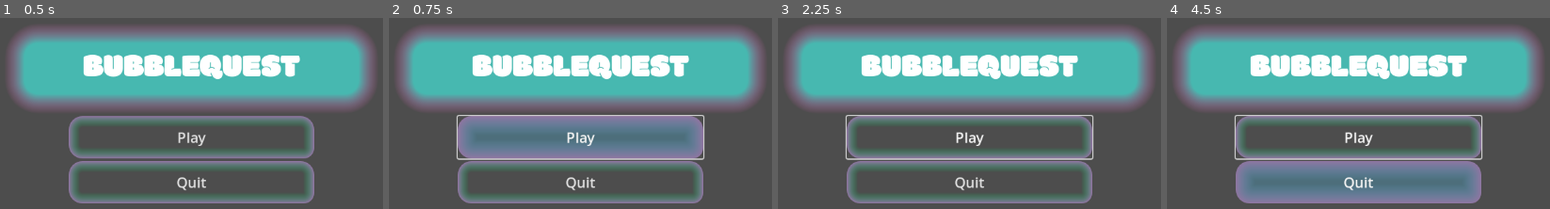
Above: before the commit, frames 1-4 (left to right).
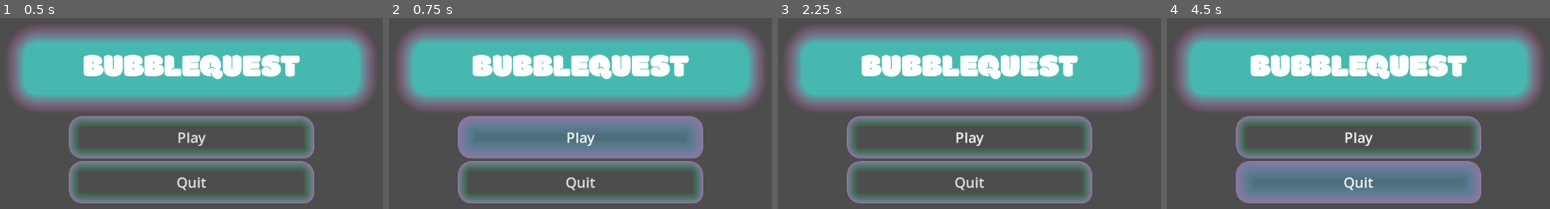
Above: after the commit, the same moments.

Repository: ThePeachyOne/GGJ2025
Game: Godot game, scene res://scenes/MainMenu.tscn
Same seed, same stepped clock (60 frames per second), same inputs: the game is played once before the commit and once after it. This scene is started directly instead of the project's main scene.
Inputs (mouse positions are in pixels of both pictures, inside the frame that each line leads up to):
- Up to frame 1 (0.5 s): no input
- Up to frame 2 (0.75 s): click "Play" at 0.5 s
- Up to frame 3 (2.25 s): click "Play" at 1.25 s; tap Enter at 2 s; move the mouse to (1134, 92) at 2.02 s; hold D (Walk_Right) from 2.03 s (still down); hold E (Interact) from 2.03 s (still down)
- Up to frame 4 (4.5 s): tap Space (Jump) at 2.27, 2.75, 3.02, 4.25 s; move the mouse to (1209, 134) at 2.77 s; release D (Walk_Right) at 2.78 s; release E (Interact) at 2.78 s; hold S (Walk_Backwards) 2.78-3.53 s; tap 1 (Select_Number) at 2.85 s; tap Enter at 3.5 s; move the mouse to (1435, 19) at 3.52 s; hold D (Walk_Right) 3.53-4.28 s; tap Q at 3.6 s; move the mouse to (1320, 197) at 4.27 s; hold W (Walk_Forward) from 4.28 s (still down); tap 2 at 4.35 s

Frame 1 is identical in both runs. In frame 2, 1.1% of the frame differs, in the area x 17-83%, y 50-75%; in frame 3, 1.1%; in frame 4, 1.1%.

Commit message:
Fancy Menu Stuff!

Diff:
--- a/bubblequest/assets/main_menu_theme.tres
+++ b/bubblequest/assets/main_menu_theme.tres
@@ -1,9 +1,11 @@
-[gd_resource type="Theme" load_steps=7 format=3 uid="uid://dpg2x1a15e835"]
+[gd_resource type="Theme" load_steps=8 format=3 uid="uid://dpg2x1a15e835"]
 
 [ext_resource type="FontFile" uid="uid://ckbpaw5l5m7nw" path="res://assets/text/Modak-Regular.ttf" id="1_08nxp"]
 
 [sub_resource type="SystemFont" id="SystemFont_jrh1r"]
 font_names = PackedStringArray("Brush Script MT")
+
+[sub_resource type="StyleBoxEmpty" id="StyleBoxEmpty_uqywr"]
 
 [sub_resource type="StyleBoxFlat" id="StyleBoxFlat_dklev"]
 bg_color = Color(0.3, 0.813333, 1, 0.258824)
@@ -61,6 +63,7 @@
 default_font = ExtResource("1_08nxp")
 Button/font_sizes/font_size = 22
 Button/fonts/font = SubResource("SystemFont_jrh1r")
+Button/styles/focus = SubResource("StyleBoxEmpty_uqywr")
 Button/styles/hover = SubResource("StyleBoxFlat_dklev")
 Button/styles/normal = SubResource("StyleBoxFlat_0rcdn")
 Button/styles/pressed = SubResource("StyleBoxFlat_yes2v")
--- a/bubblequest/assets/text_theme.tres
+++ b/bubblequest/assets/text_theme.tres
@@ -1,10 +1,12 @@
 [gd_resource type="Theme" load_steps=8 format=3 uid="uid://cuahqqxr1ktia"]
+
+[ext_resource type="FontFile" uid="uid://bs0ihnwet2u1r" path="res://assets/text/Matemasie-Regular.ttf" id="1_era0j"]
 
 [sub_resource type="StyleBoxEmpty" id="StyleBoxEmpty_v7m3h"]
 
 [sub_resource type="Gradient" id="Gradient_sk08j"]
-offsets = PackedFloat32Array(0, 0.546468, 1)
-colors = PackedColorArray(0.57257, 0.4526, 0.62, 1, 0.57257, 0.4526, 0.62, 0.333333, 0.57257, 0.4526, 0.62, 0)
+offsets = PackedFloat32Array(0, 0.364312, 0.762082, 1)
+colors = PackedColorArray(0.57257, 0.4526, 0.62, 1, 0.3, 0.813333, 1, 0.478431, 0.4293, 0.81, 0.638685, 0.247059, 0.57257, 0.4526, 0.62, 0)
 
 [sub_resource type="GradientTexture2D" id="GradientTexture2D_l1l0g"]
 gradient = SubResource("Gradient_sk08j")
@@ -19,11 +21,9 @@
 [sub_resource type="StyleBoxTexture" id="StyleBoxTexture_xbfv2"]
 texture = SubResource("GradientTexture2D_l1l0g")
 
-[sub_resource type="SystemFont" id="SystemFont_oungo"]
-font_names = PackedStringArray("Old English Text MT", "Onyx")
-
 [resource]
-default_font = SubResource("SystemFont_oungo")
+default_font = ExtResource("1_era0j")
+Label/font_sizes/font_size = 23
 Label/styles/normal = SubResource("StyleBoxEmpty_v7m3h")
 MarginContainer/styles/background = SubResource("StyleBoxTexture_3yumi")
 Panel/styles/panel = SubResource("StyleBoxTexture_7lmvt")
--- a/bubblequest/scenes/MainMenu.tscn
+++ b/bubblequest/scenes/MainMenu.tscn
@@ -1,6 +1,7 @@
-[gd_scene load_steps=4 format=3 uid="uid://b7grgf8ndq2cf"]
+[gd_scene load_steps=5 format=3 uid="uid://b7grgf8ndq2cf"]
 
 [ext_resource type="Theme" uid="uid://dpg2x1a15e835" path="res://assets/main_menu_theme.tres" id="1_hijcw"]
+[ext_resource type="Script" path="res://scripts/main_menu.gd" id="2_bibkn"]
 
 [sub_resource type="StyleBoxEmpty" id="StyleBoxEmpty_rs4gm"]
 
@@ -15,6 +16,7 @@
 grow_horizontal = 2
 grow_vertical = 2
 theme = ExtResource("1_hijcw")
+script = ExtResource("2_bibkn")
 
 [node name="HBoxContainer" type="HBoxContainer" parent="."]
 layout_mode = 1
@@ -75,3 +77,6 @@
 layout_mode = 2
 size_flags_horizontal = 3
 theme_override_styles/separator = SubResource("StyleBoxEmpty_sl20y")
+
+[connection signal="pressed" from="HBoxContainer/VBoxContainer/HBoxContainer/VBoxContainer/MarginContainer/Play" to="." method="_on_play_pressed"]
+[connection signal="pressed" from="HBoxContainer/VBoxContainer/HBoxContainer/VBoxContainer/Quit" to="." method="_on_quit_pressed"]
--- /dev/null
+++ b/bubblequest/scenes/OptionsMenu.tscn
@@ -0,0 +1,9 @@
+[gd_scene format=3 uid="uid://sd7y6y3icpsn"]
+
+[node name="OptionsMenu" type="Control"]
+layout_mode = 3
+anchors_preset = 15
+anchor_right = 1.0
+anchor_bottom = 1.0
+grow_horizontal = 2
+grow_vertical = 2
--- /dev/null
+++ b/bubblequest/scripts/main_menu.gd
@@ -0,0 +1,23 @@
+extends Control
+
+
+# Called when the node enters the scene tree for the first time.
+func _ready():
+	pass # Replace with function body.
+
+
+# Called every frame. 'delta' is the elapsed time since the previous frame.
+func _process(delta):
+	pass
+
+
+func _on_play_pressed():
+	get_tree().change_scene_to_file("res://scenes/Bubbleton.tscn")
+
+
+func _on_quit_pressed():
+	get_tree().quit()
+
+
+func _on_options_pressed():
+	pass # Replace with function body.
Binary file added: bubblequest/assets/text/Matemasie-Regular.ttf
Not shown, added: bubblequest/assets/text/Matemasie-Regular.ttf.import
Binary file added: bubblequest/assets/textures/soap_bubble.png
Not shown, added: bubblequest/assets/textures/soap_bubble.png.import
